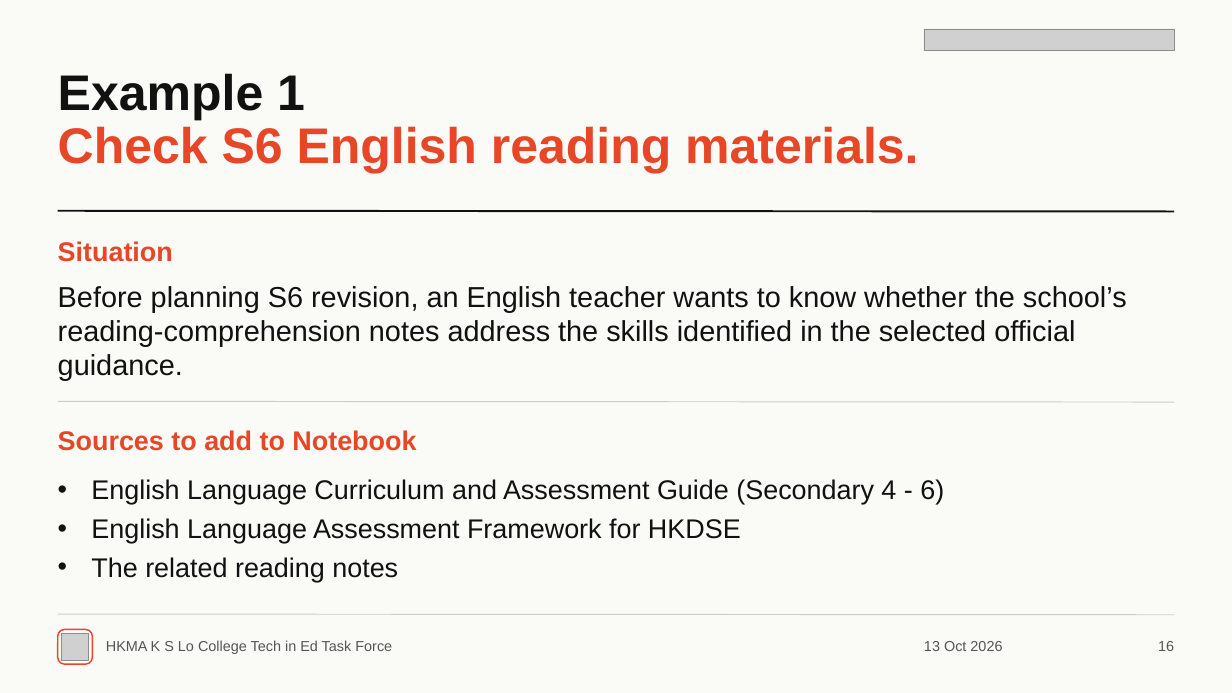
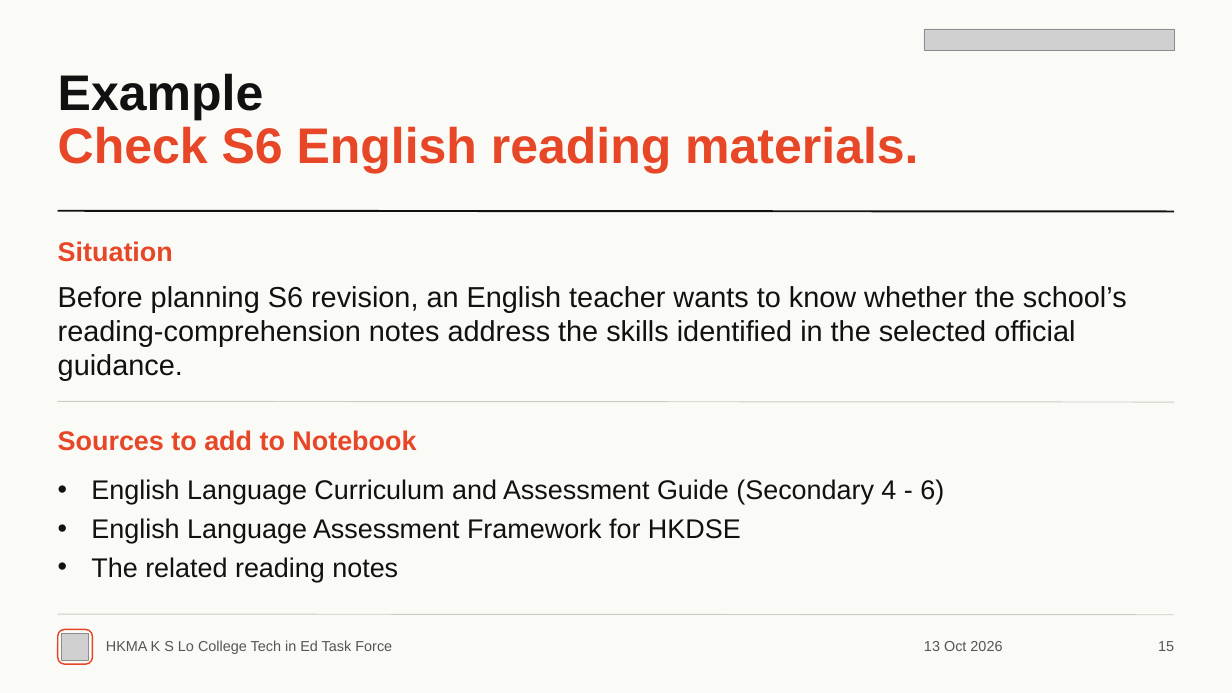
Before and after one commit to hkmakslo/261013, a slide deck: slide 15 of public/downloads/Gemini-Notebook-Workshop.pptx (slide 16 before the commit). Drawn at 1232x693 pixels with LibreOffice and Linux fonts; fonts in the diff are those of the drawing; grey boxes stand for pictures. Boxes give left, top, right and bottom in pixels: in the first picture for what was removed or moved away, otherwise in the second. Text is boxed around its words. In the diff, an @@ line names an element or a change of style, - is before the commit and + after.

Commit message:
Show examples before ten-prompt overview and simplify headings

```diff
--- a/public/downloads/Gemini-Notebook-Workshop.pptx
+++ b/public/downloads/Gemini-Notebook-Workshop.pptx
@@ text at (x1=58, y1=73, x2=264, y2=120): text changed @@
-Example 1
+Example
```
Also in this commit, not shown: 3 other slides changed, 37 other files.
